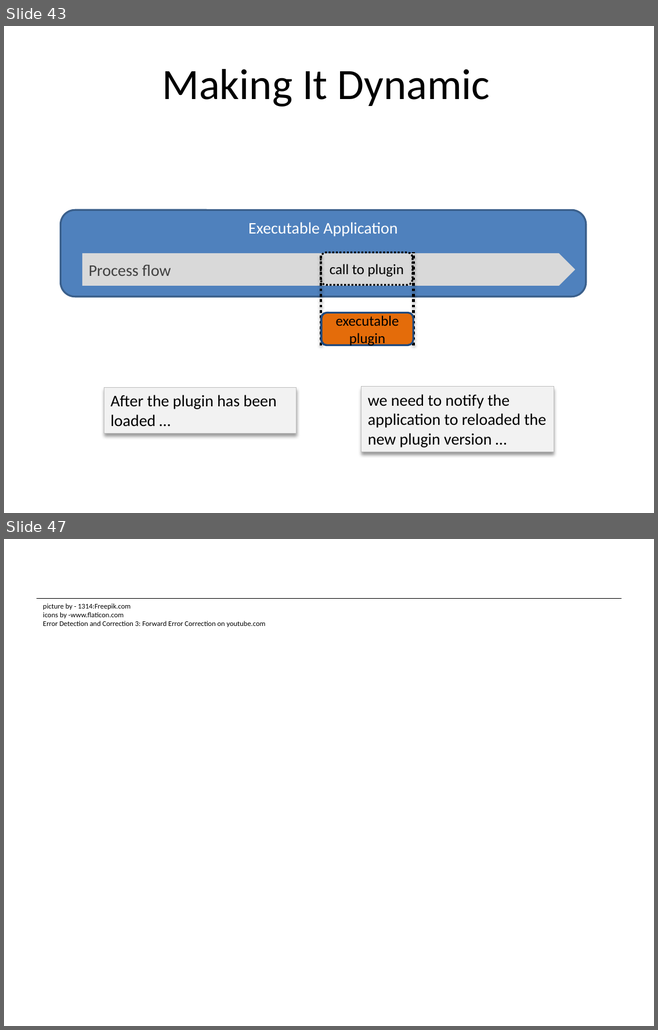
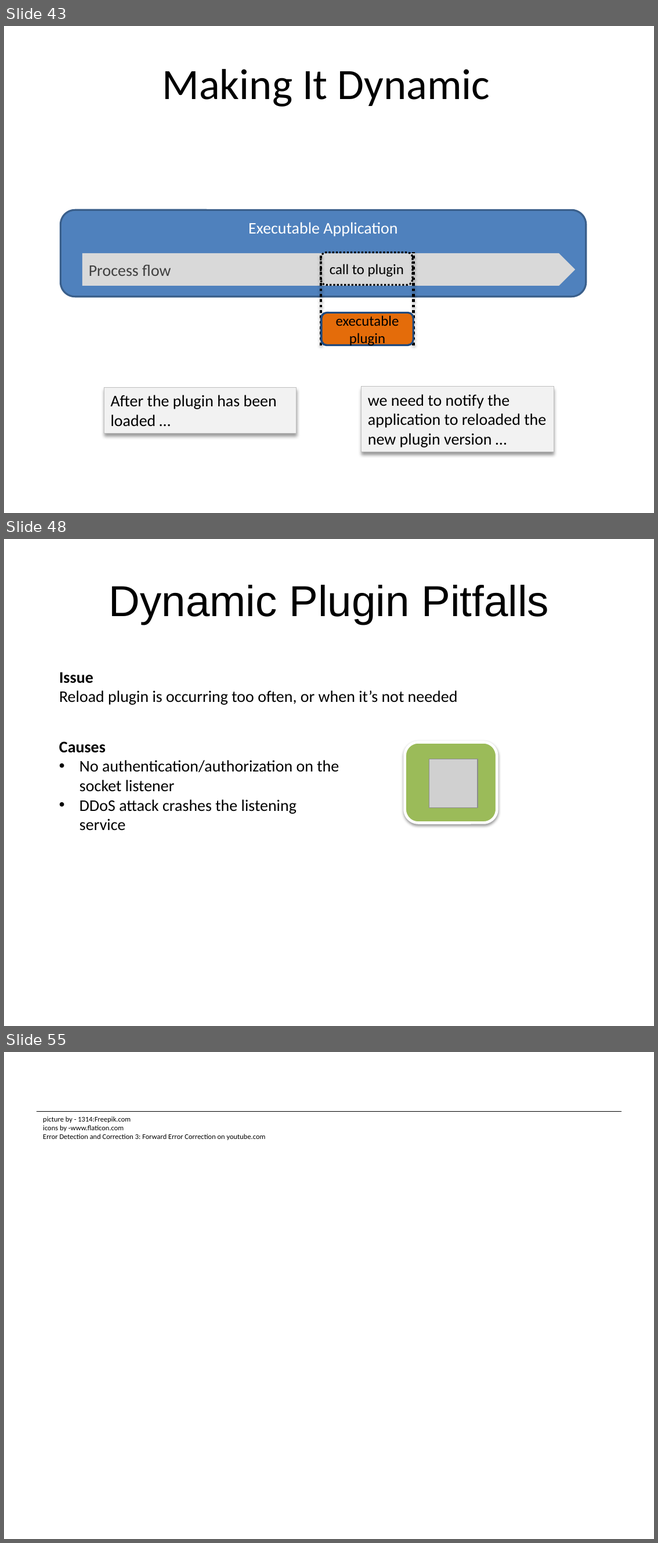
Before and after one commit to dsietz/datadot, a slide deck: Building Clustered Applications in a Distributed Architecture.pptx. Shown one above the other, each under a label of ours: slides 43 and 47 before the commit, slides 43, 48 and 55 after it; the slides between them are not shown. The pictures are 658x1030 and 658x1543 pixels, drawn with LibreOffice and Linux fonts; fonts in the diff are those of the drawing; grey boxes stand for pictures. Boxes give left, top, right and bottom in pixels: in the first picture for what was removed or moved away, otherwise in the second. Text is boxed around its words. In the diff, an @@ line names an element or a change of style, - is before the commit and + after.

```diff
--- a/Building Clustered Applications in a Distributed Architecture.pptx
+++ b/Building Clustered Applications in a Distributed Architecture.pptx
@@ slide 48 added at box(4, 539, 654, 1026), background #FFFFFF @@
@@ title added at box(108, 585, 549, 624), 48 pt, text #000000 @@
+Dynamic Plugin Pitfalls
@@ text added at box(59, 672, 458, 705), 18 pt, text #000000 @@
+Issue
+Reload plugin is occurring too often, or when it’s not needed
@@ text added at box(59, 741, 339, 831), 18 pt, text #000000 @@
+Causes
+• No authentication/authorization on the socket listener
+• DDoS attack crashes the listening service
@@ rounded rectangle added at box(405, 743, 497, 823), fill #9BBB59, outline #FFFFFF 3 pt @@
@@ picture added at box(429, 759, 477, 808) @@
@@ what was slide 47 is now slide 55 @@
```
Also in this commit, not shown: 8 slides changed, 9 other slides added, 2 slides removed.
